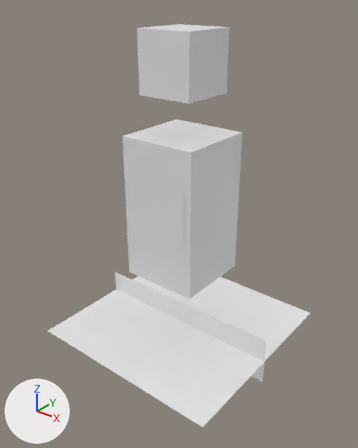
Before and after pictures for a commit that changed the Blender file media/npc/cuboid-character.blend.
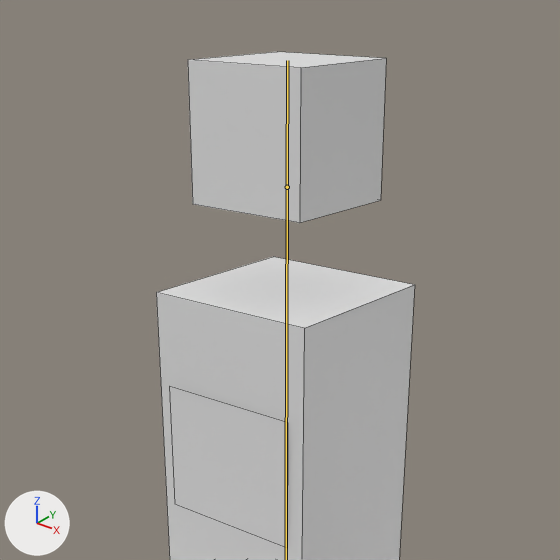
There are two pictures of each version: one whole from a camera (50 mm lens) standing at (2.01, -2.55, 2.44) and looking at (0.01, -0.06, 0.9), one close up on the part from 14% to 87% of the width and 0% to 58% of the height. Arrows for +X, +Y and +Z are at lower left; the lights stay in place. Both versions are drawn at frame 11 of the action 'Idle'; the numbers are the values there. The bones that bend it are drawn over the model as lines in the close-ups. The close-ups show mesh edges as thin lines.

Names of what the first close-up shows: 'cuboid-character-mesh'.
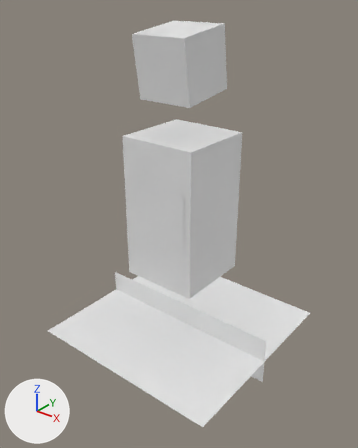
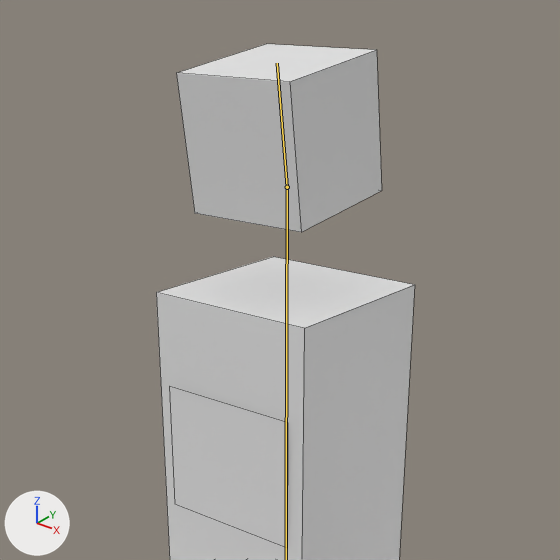
Commit message: feat: idle animation has basic head nod

Boxes (x1, y1, x2, y2) around the edits, measured in the close-ups (560 x 560 px):
'cuboid-character-mesh', posed: before (156, 52, 415, 560); after (156, 44, 415, 560)
bone 'head_bone', root to tip: before (287, 187) to (287, 60); after (287, 187) to (277, 63)

What the commit changed:
Bone 'head_bone' (bone_head_bone) turns from (0, 0, 0) to (8, 0, 0) degrees about its own x, y and z.
